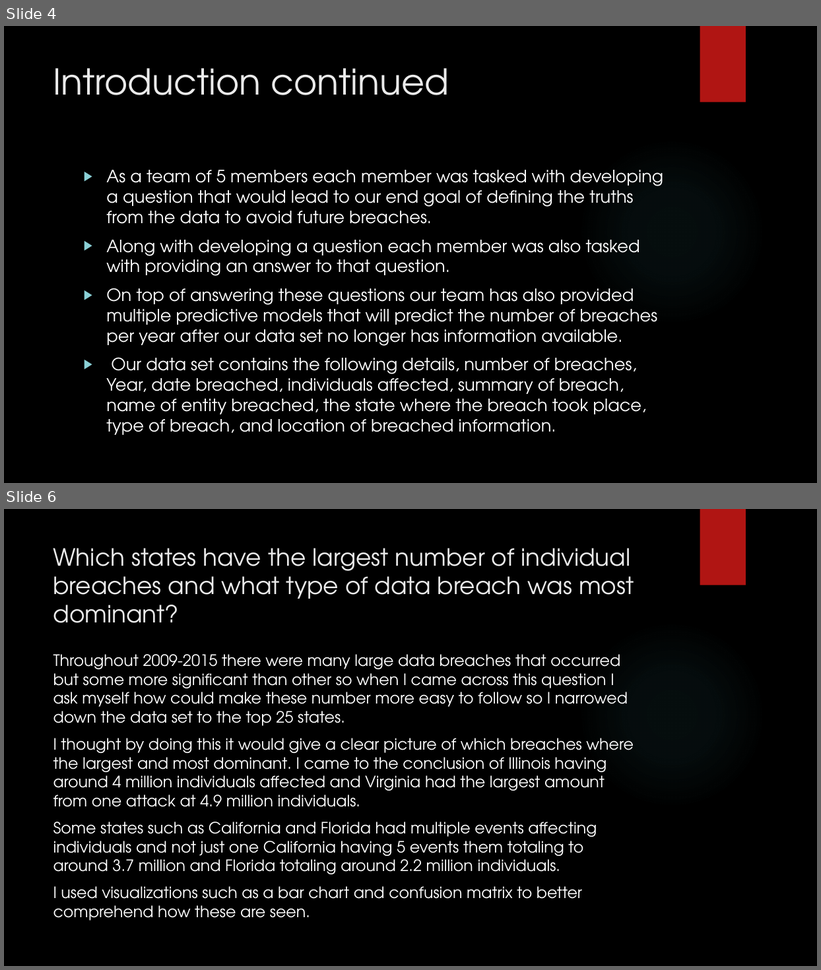
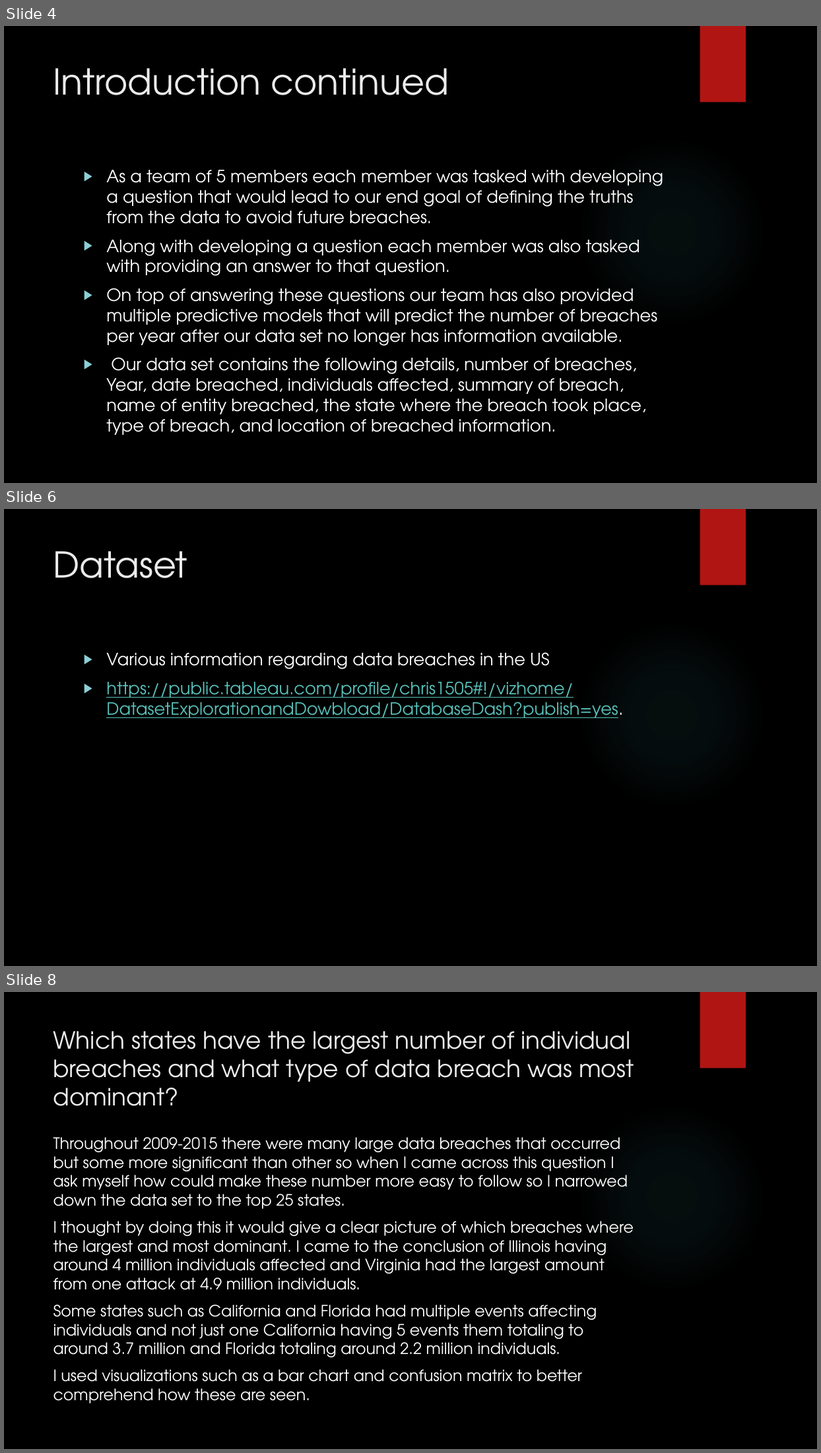
Before and after one commit to bigjohn80000/CIS435-Project, a slide deck: Final presentation_CIS435.pptx. Shown one above the other, each under a label of ours: slides 4 and 6 before the commit, slides 4, 6 and 8 after it; the slides between them are not shown. The pictures are 821x970 and 821x1453 pixels, drawn with LibreOffice and Linux fonts; fonts in the diff are those of the drawing; background and template pictures are left out. Boxes give left, top, right and bottom in pixels: in the first picture for what was removed or moved away, otherwise in the second. Text is boxed around its words. In the diff, an @@ line names an element or a change of style, - is before the commit and + after.

```diff
--- a/Final presentation_CIS435.pptx
+++ b/Final presentation_CIS435.pptx
@@ slide 6 added at (x1=4, y1=509, x2=817, y2=966), background picture (left out); not listed: 2 template elements that a slide beside it also shows @@
@@ title added at (x1=54, y1=551, x2=188, y2=578), 42 pt, text #EBEBEB @@
+Dataset
@@ text added at (x1=106, y1=652, x2=623, y2=718), 20 pt, text #58C1BA, underline @@
+▶ Various information regarding data breaches in the US
+▶ https://public.tableau.com/profile/chris1505#!/vizhome/DatasetExplorationandDowbload/DatabaseDash?publish=yes.
@@ what was slide 6 is now slide 8 @@
```
Also in this commit, not shown: 1 slide changed, 1 other slide added.
